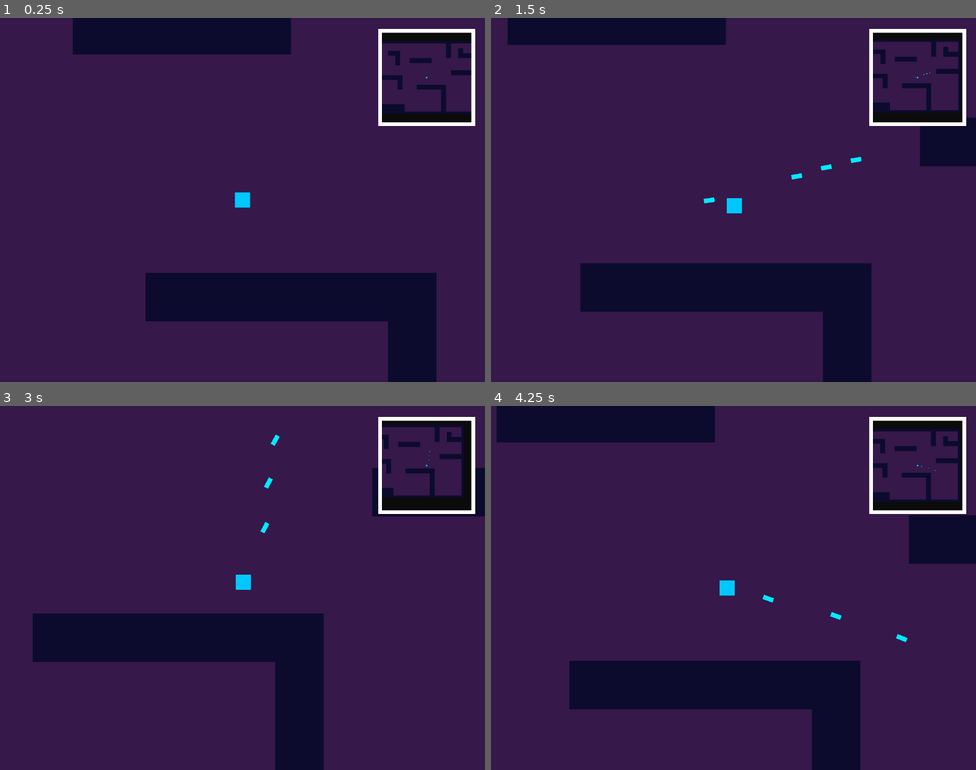
Above: before the commit, frames 1-4 (two rows, left to right).
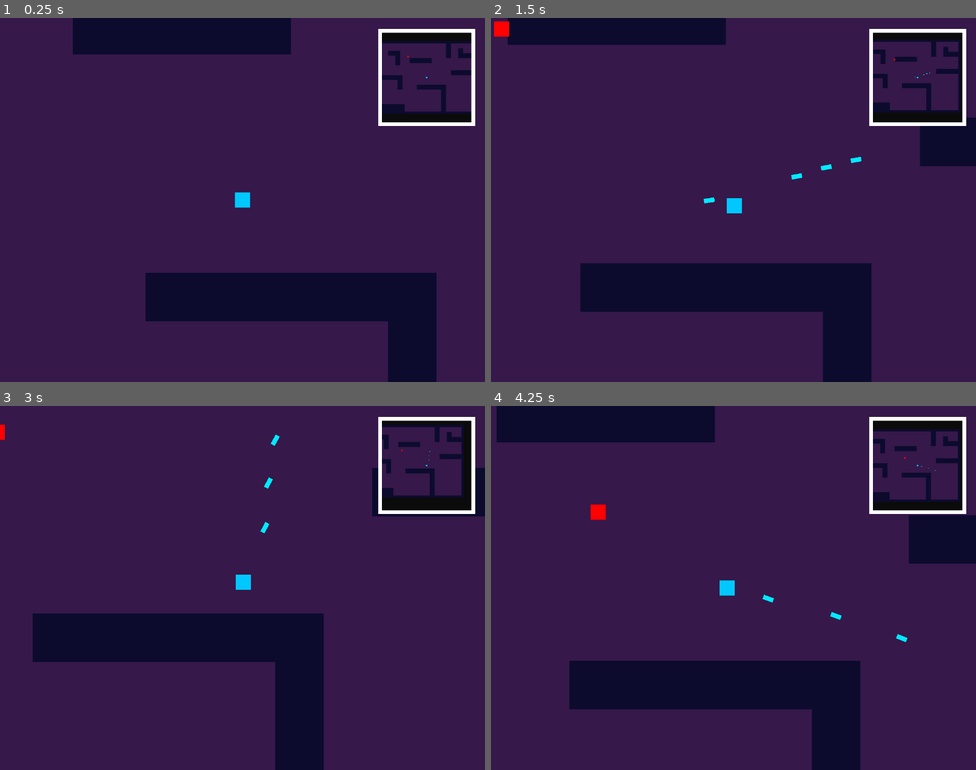
Above: after the commit, the same moments.

Repository: Chebrbober/Geometric-Bullet
Game: Godot game, scene res://stages/game/arena.tscn
Same seed, same stepped clock (60 frames per second), same inputs: the game is played once before the commit and once after it.
Inputs (mouse positions are in pixels of both pictures, inside the frame that each line leads up to):
- Up to frame 1 (0.25 s): no input
- Up to frame 2 (1.5 s): tap Enter at 0.5 s; move the mouse to (840, 181) at 0.52 s; press the mouse at (840, 181) at 0.53 s; hold Right (move_right) 0.53-1.28 s; move the mouse to (636, 218) at 1.27 s; release the mouse at (636, 218) at 1.28 s; hold S (move_down) from 1.28 s (still down); click (636, 218) at 1.35 s
- Up to frame 3 (3 s): move the mouse to (291, 507) at 2.02 s; release S (move_down) at 2.03 s; press the mouse at (291, 507) at 2.03 s; hold Right (move_right) 2.03-2.78 s; move the mouse to (218, 660) at 2.77 s; release the mouse at (218, 660) at 2.78 s; hold W (move_up) from 2.78 s (still down); click (218, 660) at 2.85 s
- Up to frame 4 (4.25 s): move the mouse to (879, 642) at 3.52 s; release W (move_up) at 3.53 s; press the mouse at (879, 642) at 3.53 s; hold A (move_left) from 3.53 s (still down)

The runs differ from the first frame. In frame 1, less than 0.1% of the frame differs, in the area x 84-85%, y 10-11%; in frame 2, 0.1%; in frame 3, less than 0.1%; in frame 4, 0.1%, in the area x 20-86%, y 14-32%.

Commit message:
Add enemy with simple AI that can move and take damage
/...

Diff:
--- /dev/null
+++ b/entities/enemies/cube_enemy/cube_enemy.gd
@@ -0,0 +1,8 @@
+class_name CubeEnemy
+extends Entity
+
+func _physics_process(delta: float) -> void:
+	if NodeSpawner.player != null:
+		velocity = global_position.direction_to(NodeSpawner.player.global_position)
+	global_position += velocity * speed * delta
+	move_and_slide()
--- /dev/null
+++ b/entities/enemies/cube_enemy/cube_enemy.tscn
@@ -0,0 +1,22 @@
+[gd_scene format=3 uid="uid://sp88h86xw5qa"]
+
+[ext_resource type="Script" uid="uid://dvy3skbq6v76n" path="res://entities/enemies/cube_enemy/cube_enemy.gd" id="1_0i51t"]
+
+[sub_resource type="RectangleShape2D" id="RectangleShape2D_4j8wq"]
+size = Vector2(16, 16)
+
+[node name="CubeEnemy" type="CharacterBody2D" unique_id=1154238197 groups=["enemies"]]
+collision_layer = 4
+collision_mask = 11
+script = ExtResource("1_0i51t")
+speed = 75.0
+hp = 10
+
+[node name="Polygon2D" type="Polygon2D" parent="." unique_id=640375528]
+color = Color(0.9647059, 0.08235294, 0, 1)
+polygon = PackedVector2Array(-10, -10, -10, 10, 10, 10, 10, -10)
+
+[node name="CollisionShape2D" type="CollisionShape2D" parent="." unique_id=1088213133]
+shape = SubResource("RectangleShape2D_4j8wq")
+
+[node name="ReloadSpeedTimer" type="Timer" parent="." unique_id=689147934]
--- /dev/null
+++ b/entities/entity.gd
@@ -0,0 +1,10 @@
+class_name Entity
+extends CharacterBody2D
+
+@export var speed: float = 100.0
+@export var hp: int = 100
+
+func take_damage(amount: int) -> void:
+	hp -= amount
+	if hp <= 0:
+		queue_free()
--- /dev/null
+++ b/entities/entity.tscn
@@ -0,0 +1,12 @@
+[gd_scene format=3 uid="uid://cidujj1df71d4"]
+
+[ext_resource type="Script" uid="uid://ca5mu58ourfax" path="res://entities/entity.gd" id="1_jm4vq"]
+
+[node name="Entity" type="CharacterBody2D" unique_id=1118549784]
+script = ExtResource("1_jm4vq")
+
+[node name="Polygon2D" type="Polygon2D" parent="." unique_id=1340460375]
+
+[node name="CollisionShape2D" type="CollisionShape2D" parent="." unique_id=2031196477]
+
+[node name="ReloadSpeedTimer" type="Timer" parent="." unique_id=1916266807]
--- a/entities/player/bullet/bullet.gd
+++ b/entities/player/bullet/bullet.gd
@@ -1,16 +1,19 @@
+class_name Bullet
 extends Polygon2D
 
 @onready var area_2d: Area2D = $Area2D
 
-
 var velocity = Vector2(1,0)
 var speed = 250
-
 var look_once = true
+var target_position: Vector2 = Vector2.ZERO
 
 func _process(delta: float) -> void:
 	if look_once:
-		look_at(get_global_mouse_position())
+		if target_position != Vector2.ZERO:
+			look_at(target_position)
+		else:
+			look_at(get_global_mouse_position())
 		look_once = false
 	global_position += velocity.rotated(rotation) * speed * delta
 
--- a/entities/player/player.gd
+++ b/entities/player/player.gd
@@ -1,13 +1,20 @@
-extends CharacterBody2D
+class_name Player
+extends Entity
 
 @export var bullet: PackedScene
 @onready var reload_speed_timer: Timer = $ReloadSpeedTimer
-const SPEED = 100.0
-var can_shoot = true
+
+var can_shoot: bool = true
+
+func _ready() -> void:
+	NodeSpawner.player = self
+
+func _exit_tree() -> void:
+	NodeSpawner.player = null
 
 func _physics_process(delta: float) -> void:
 	var direction: Vector2 = Input.get_vector("move_left", "move_right", "move_up", "move_down")
-	velocity = direction * SPEED
+	velocity = direction * speed
 	move_and_slide()
 
 	if Input.is_action_pressed("shoot") and NodeSpawner.node_creation_parent != null and can_shoot:
@@ -15,7 +22,5 @@
 		reload_speed_timer.start()
 		can_shoot = false
 
-
-
 func _on_reload_speed_timeout() -> void:
 	can_shoot = true
--- a/entities/player/player.tscn
+++ b/entities/player/player.tscn
@@ -8,7 +8,7 @@
 
 [node name="Player" type="CharacterBody2D" unique_id=1593354995]
 top_level = true
-collision_mask = 3
+collision_mask = 6
 script = ExtResource("1_symyc")
 bullet = ExtResource("2_abrql")
 
--- a/globals/node_spawner.gd
+++ b/globals/node_spawner.gd
@@ -1,6 +1,7 @@
 extends Node
 
 var node_creation_parent = null
+var player = null
 
 func instance_node(node, location, parent):
 	var node_instance = node.instantiate()
--- a/project.godot
+++ b/project.godot
@@ -26,6 +26,10 @@
 [dotnet]
 
 project/assembly_name="Cactopon"
+
+[global_group]
+
+enemies=""
 
 [input]
 
--- a/stages/game/arena.tscn
+++ b/stages/game/arena.tscn
@@ -4,6 +4,7 @@
 [ext_resource type="PackedScene" uid="uid://e0tmh77gscs7" path="res://entities/player/player.tscn" id="1_ss5j8"]
 [ext_resource type="Texture2D" uid="uid://l3nnv431oecp" path="res://stages/game/tileset.png" id="3_dp28g"]
 [ext_resource type="Script" uid="uid://xyemhd468yot" path="res://stages/game/sub_viewport.gd" id="4_c2cke"]
+[ext_resource type="PackedScene" uid="uid://sp88h86xw5qa" path="res://entities/enemies/cube_enemy/cube_enemy.tscn" id="5_6gq3l"]
 
 [sub_resource type="Environment" id="Environment_0hxrk"]
 background_mode = 3
@@ -79,3 +80,6 @@
 [node name="Line2D" type="Line2D" parent="CanvasLayer/SubViewportContainer" unique_id=1103090087]
 points = PackedVector2Array(5, 251, 251, 251, 251, 5, 5, 5)
 closed = true
+
+[node name="CubeEnemy" parent="." unique_id=1154238197 instance=ExtResource("5_6gq3l")]
+position = Vector2(382, 189)
Not shown, added: entities/enemies/cube_enemy/cube_enemy.gd.uid
Not shown, added: entities/entity.gd.uid
